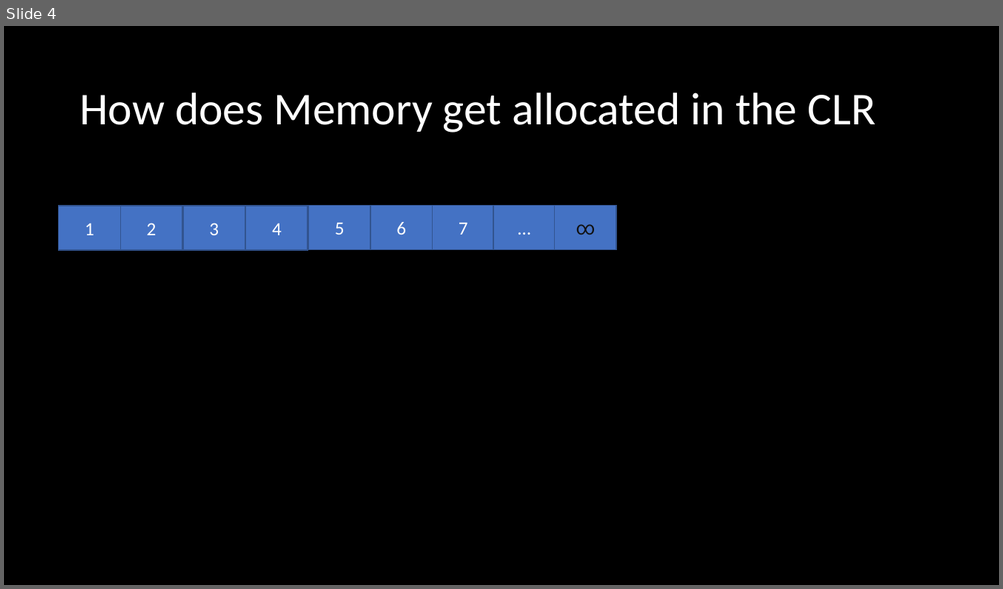
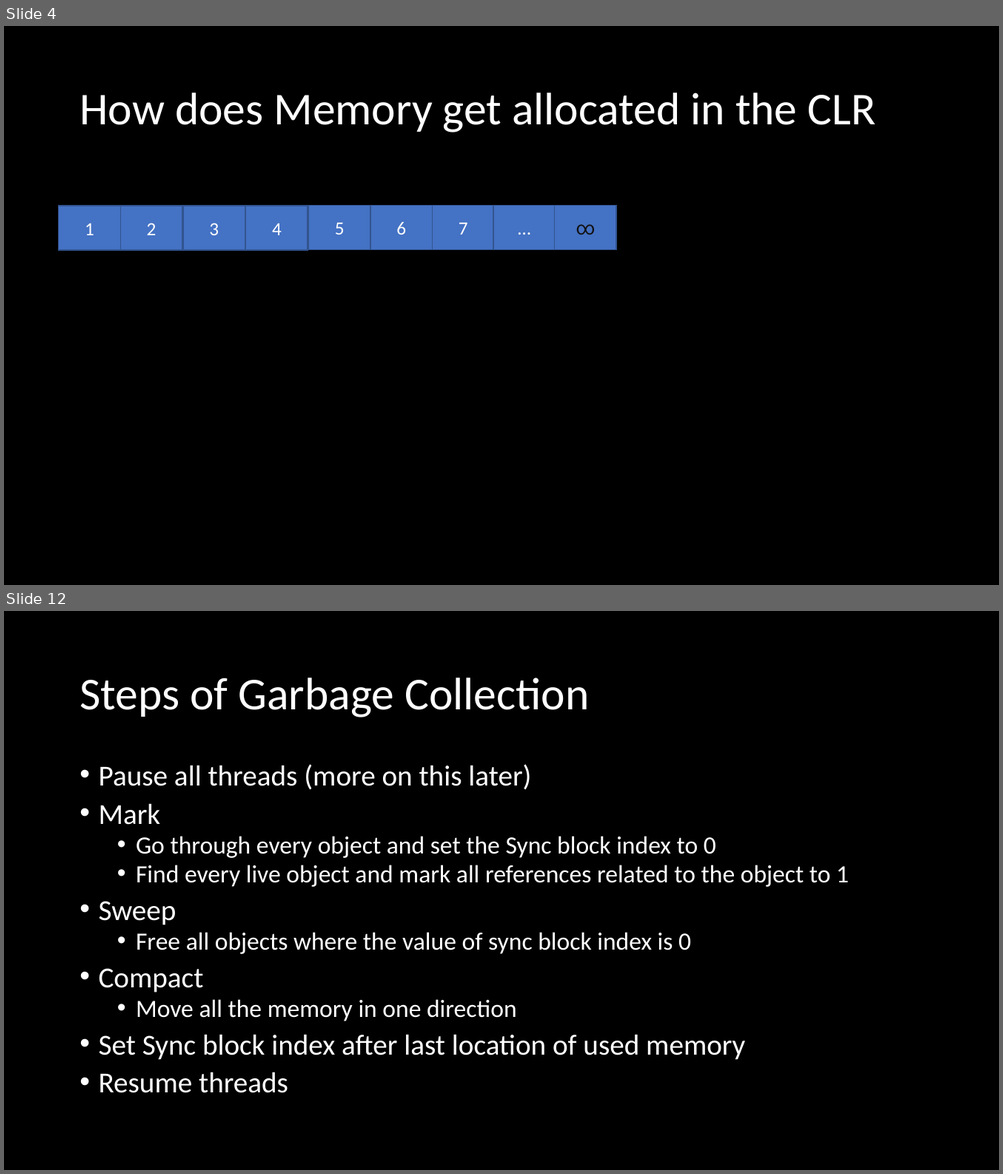
Before and after one commit to microsoft/Flash_University, a slide deck: CLR_via_CSharp/21_GarbageCollection/21_GarbageCollection.pptx. Shown one above the other, each under a label of ours: slide 4 before the commit, slides 4 and 12 after it; the slides between them are not shown. The pictures are 1003x589 and 1003x1174 pixels, drawn with LibreOffice and Linux fonts; fonts in the diff are those of the drawing. Boxes give left, top, right and bottom in pixels: in the first picture for what was removed or moved away, otherwise in the second. Text is boxed around its words. In the diff, an @@ line names an element or a change of style, - is before the commit and + after.

```diff
--- a/CLR_via_CSharp/21_GarbageCollection/21_GarbageCollection.pptx
+++ b/CLR_via_CSharp/21_GarbageCollection/21_GarbageCollection.pptx
@@ slide 12 added at <box>4,611,999,1170</box>, background #000000 @@
@@ title added at <box>79,678,589,718</box>, 44 pt, text #FFFFFF @@
+Steps of Garbage Collection
@@ text added at <box>99,764,848,1093</box>, 24 pt, text #FFFFFF @@
+• Pause all threads (more on this later)
+• Mark
+  • Go through every object and set the Sync block index to 0
+  • Find every live object and mark all references related to the object to 1
+• Sweep
+  • Free all objects where the value of sync block index is 0
+• Compact
+  • Move all the memory in one direction
+• Set Sync block index after last location of used memory
+• Resume threads
```
Also in this commit, not shown: 1 slide changed, 14 other slides added.
